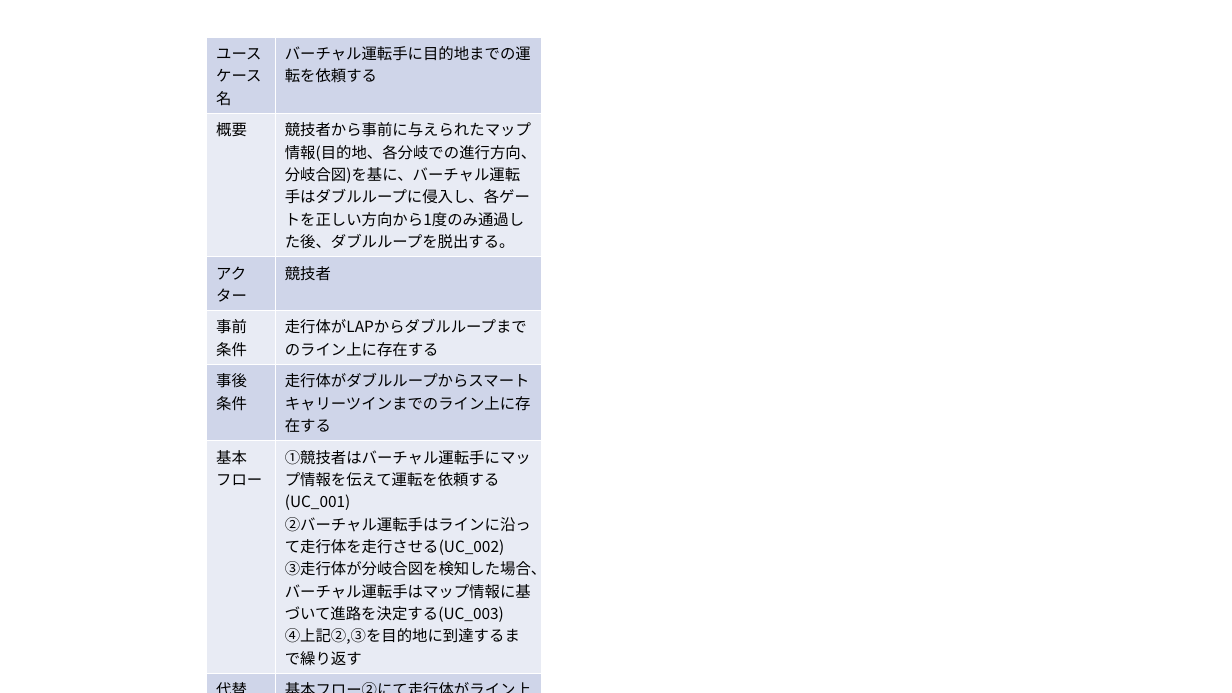
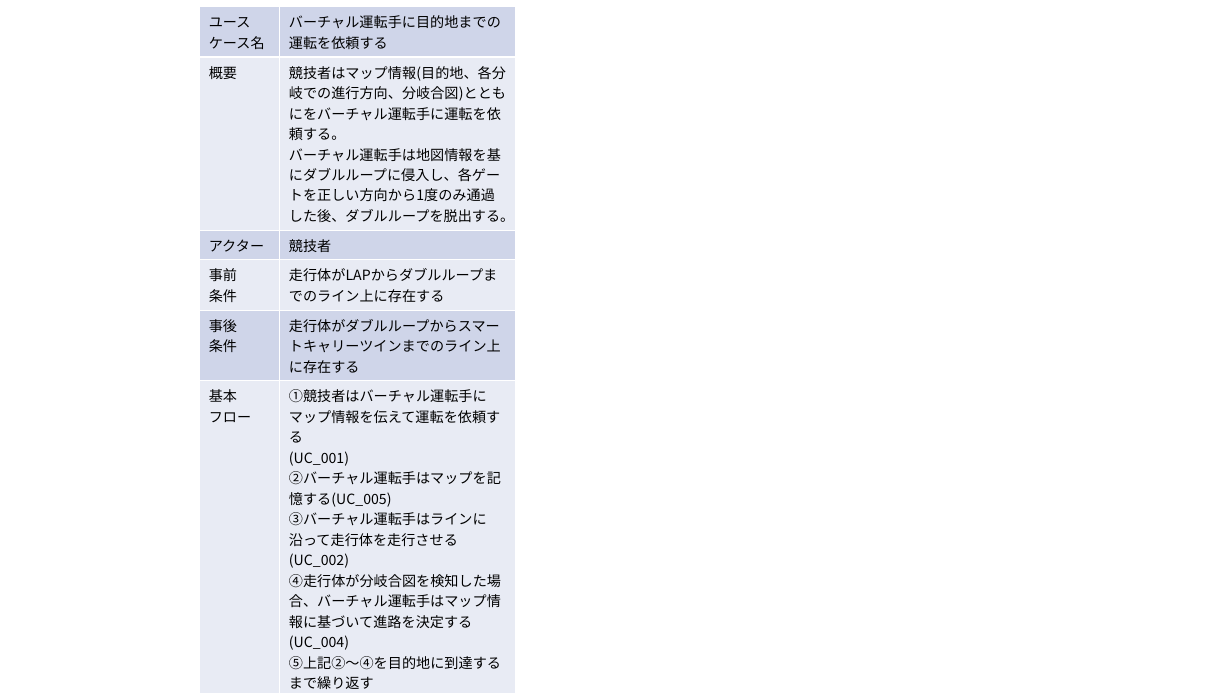
Before and after one commit to miyoshiyuu-systena/tenarobo-primary-mil-2025, a slide deck: slide 1 of model/素材/2.2.2_ユースケース記述.pptx. Drawn at 1232x693 pixels with LibreOffice and Linux fonts; fonts in the diff are those of the drawing. Boxes give left, top, right and bottom in pixels: in the first picture for what was removed or moved away, otherwise in the second. Text is boxed around its words. In the diff, an @@ line names an element or a change of style, - is before the commit and + after.

Commit message:
[Update]ユースケース図、ユースケース記述を更新

```diff
--- a/model/素材/2.2.2_ユースケース記述.pptx
+++ b/model/素材/2.2.2_ユースケース記述.pptx
@@ table at <box>200,6,516,674</box> @@
-row 2, column 2: 競技者から事前に与えられたマップ情報(目的地、各分岐での進行方向、分岐合図)を基に、バーチャル運転手はダブルループに侵入し、各ゲートを正しい方向から1度のみ通過した後、ダブルループを脱出する。
+row 2, column 2: 競技者はマップ情報(目的地、各分岐での進行方向、分岐合図)とともにをバーチャル運転手に運転を依頼する。 / バーチャル運転手は地図情報を基にダブルループに侵入し、各ゲートを正しい方向から1度のみ通過した後、ダブルループを脱出する。
-row 6, column 2: ①競技者はバーチャル運転手にマップ情報を伝えて運転を依頼する / (UC_001) / ②バーチャル運転手はラインに沿って走行体を走行させる(UC_002) / ③走行体が分岐合図を検知した場合、バーチャル運転手はマップ情報に基づいて進路を決定する(UC_003) / ④上記②,③を目的地に到達するまで繰り返す
+row 6, column 2: ①競技者はバーチャル運転手にマップ情報を伝えて運転を依頼する / (UC_001) / ②バーチャル運転手はマップを記憶する(UC_005) / ③バーチャル運転手はラインに沿って走行体を走行させる(UC_002) / ④走行体が分岐合図を検知した場合、バーチャル運転手はマップ情報に基づいて進路を決定する(UC_004) / ⑤上記②～④を目的地に到達するまで繰り返す
-row 7, column 2: 基本フロー②にて走行体がライン上から逸脱した場合、直前の動作を巻き戻してライン上に復帰する(緩和UC_001)
+row 7, column 2: 基本フロー③にて走行体がライン上から逸脱した場合、直前の動作を巻き戻してライン上に復帰する(緩和UC_001)
@@ size 12 to 11 pt in "ユース", "ケース名", "バーチャル運転手に目的地までの運転を依頼する", "概要" and 12 more places @@
@@ table: place and size @@
-table at <box>207,37,542,656</box>
+table at <box>200,6,516,674</box>
```
Also in this commit, not shown: 2 other files.
